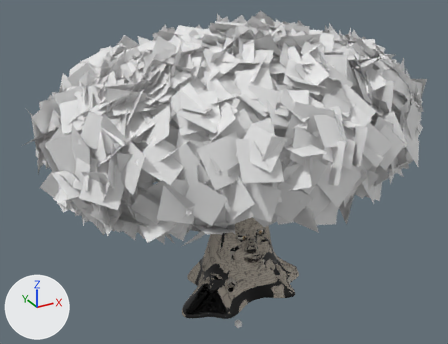
The FBX model models/PR_Sprookjesboom/exports/Sprookjesboom.fbx: old version first, new version second.
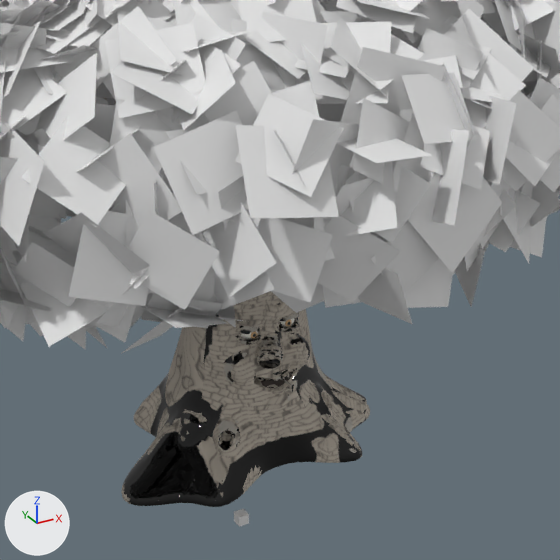
Old and new are each drawn whole from a camera (50 mm lens) standing at (-9.84, -16.77, 12.85) and looking at (-0.22, 0.73, 4.1) and again close up on the part from 28% to 87% of the width and 23% to 100% of the height. The axes (+X, +Y, +Z) are drawn at lower left. The lights are the same throughout. The older version's two pictures come first.

In view in the first close-up: 'PR_Sprookjesboom_Stam_baked_0', 'PR_Sprookjesboom_Stam_baked_1', 'PR_Sprookjesboom_Stam_baked_2', 'leaf_0' and 4 more.
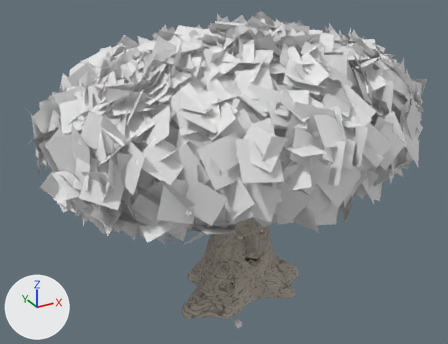
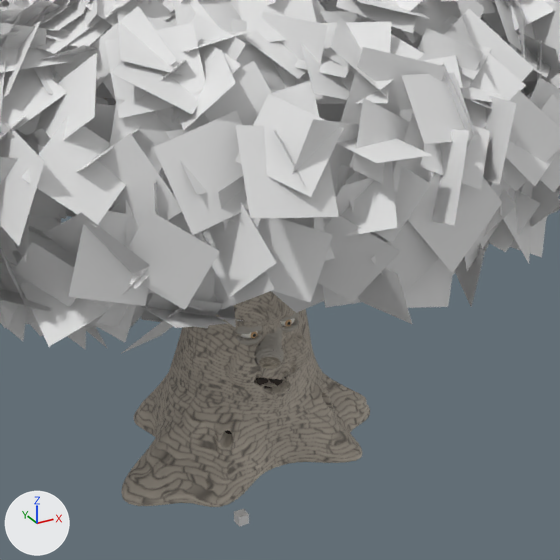
Boxes (x1, y1, x2, y2) around the edits, measured in the close-ups (560 x 560 px; the box of a moved part takes in the faces that stretch with it):
part 1 of me_pr_sprookjesboom_stam_baked_2, moved or reshaped (mostly hidden)
    before: (238, 293, 332, 407)
    after: (238, 292, 332, 408)
part 2 of me_pr_sprookjesboom_stam_baked_2, surface changed
    both: (235, 297, 369, 459)
part 3 of me_pr_sprookjesboom_stam_baked_0, moved or reshaped
    both: (145, 291, 344, 506)
part 4 of me_pr_sprookjesboom_stam_baked_0, surface changed
    both: (122, 298, 369, 507)
part 5 of me_pr_sprookjesboom_stam_baked_1, moved or reshaped
    before: (144, 295, 335, 506)
    after: (144, 293, 335, 506)
part 6 of me_pr_sprookjesboom_stam_baked_1, surface changed
    both: (121, 297, 370, 507)

The edits, one by one:
me_pr_sprookjesboom_stam_baked_0 is used by ob_pr_sprookjesboom_stam_baked_0; location (0.0, 0.0, 0.0).
me_pr_sprookjesboom_stam_baked_0 had 9223 vertices, 9500 faces and spanned x -3.63..3.69, y -1.75..2.43, z -0.12..6.61.
me_pr_sprookjesboom_stam_baked_0 now has 9255 vertices, 9500 faces and spans x -3.63..3.69, y -1.75..2.41, z -0.12..6.61.
me_pr_sprookjesboom_stam_baked_0 part 3: 180 vertices moved from x -2.14..1.9, y -1.39..2.07, z -0.12..6.27 to x -2.13..1.88, y -1.39..2.06, z -0.12..6.26; 1210 vertices removed from x -2.64..2.25, y -1.71..2.43, z -0.12..6.4; 1246 vertices added at x -2.58..2.25, y -1.71..2.34, z -0.12..6.4.
me_pr_sprookjesboom_stam_baked_0 part 4: 7228 kept faces spanning x -3.63..3.69, y -1.75..2.34, z -0.12..6.61 get new texture (UV) coordinates.
Other edits to the shape of me_pr_sprookjesboom_stam_baked_0 do not show in these pictures.
me_pr_sprookjesboom_stam_baked_2 is used by ob_pr_sprookjesboom_stam_baked_2; location (0.0, 0.0, 0.0).
me_pr_sprookjesboom_stam_baked_2 had 7044 vertices, 7000 faces and spanned x -0.6..3.71, y -1.72..2.99, z -0.12..6.61.
me_pr_sprookjesboom_stam_baked_2 now has 7056 vertices, 7000 faces and spans x -0.6..3.71, y -1.72..2.99, z -0.12..6.61.
me_pr_sprookjesboom_stam_baked_2 part 1: 43 vertices moved from x -0.47..1.62, y -1.25..1.73, z -0.12..4.16 to x -0.47..1.63, y -1.26..1.74, z -0.12..4.15; 286 vertices removed from x -0.56..1.66, y -1.31..1.7, z -0.12..5.38; 306 vertices added at x -0.56..1.63, y -1.31..1.92, z -0.12..5.3.
me_pr_sprookjesboom_stam_baked_2 part 2: 6068 kept faces spanning x -0.6..3.71, y -1.72..2.99, z -0.12..6.61 get new texture (UV) coordinates.
Other edits to the shape of me_pr_sprookjesboom_stam_baked_2 do not show in these pictures.
me_pr_sprookjesboom_stam_baked_1 is used by ob_pr_sprookjesboom_stam_baked_1; location (0.0, 0.0, 0.0).
me_pr_sprookjesboom_stam_baked_1 had 9556 vertices, 9500 faces and spanned x -3.63..3.71, y -1.75..2.99, z -0.12..6.4.
me_pr_sprookjesboom_stam_baked_1 now has 9507 vertices, 9500 faces and spans x -3.63..3.71, y -1.75..2.99, z -0.12..6.4.
me_pr_sprookjesboom_stam_baked_1 part 5: 167 vertices moved from x -2.02..0.47, y -1.64..2.25, z -0.12..6.25 to x -2.01..0.47, y -1.64..2.26, z -0.12..6.27; 1442 vertices removed from x -2.64..2.25, y -1.71..2.74, z -0.12..6.4; 1417 vertices added at x -2.58..2.25, y -1.71..2.73, z -0.12..6.4.
me_pr_sprookjesboom_stam_baked_1 part 6: 6840 kept faces spanning x -3.63..3.71, y -1.75..2.99, z -0.12..6.39 get new texture (UV) coordinates.
Other edits to the shape of me_pr_sprookjesboom_stam_baked_1 do not show in these pictures.
